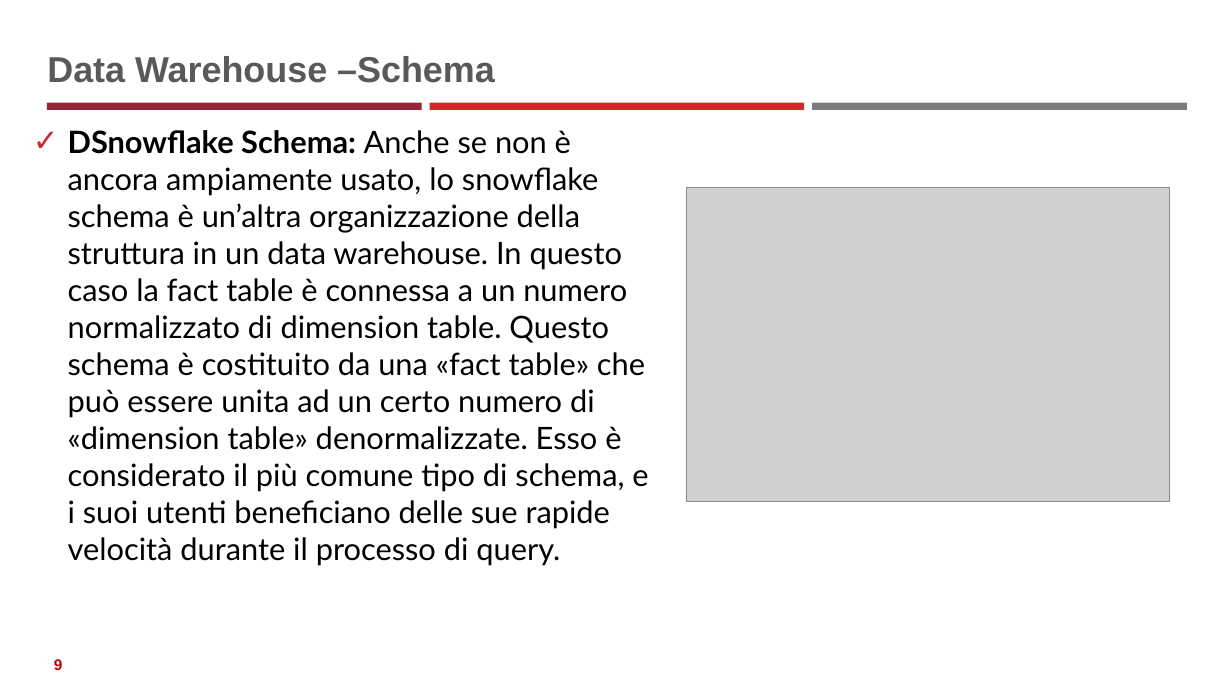
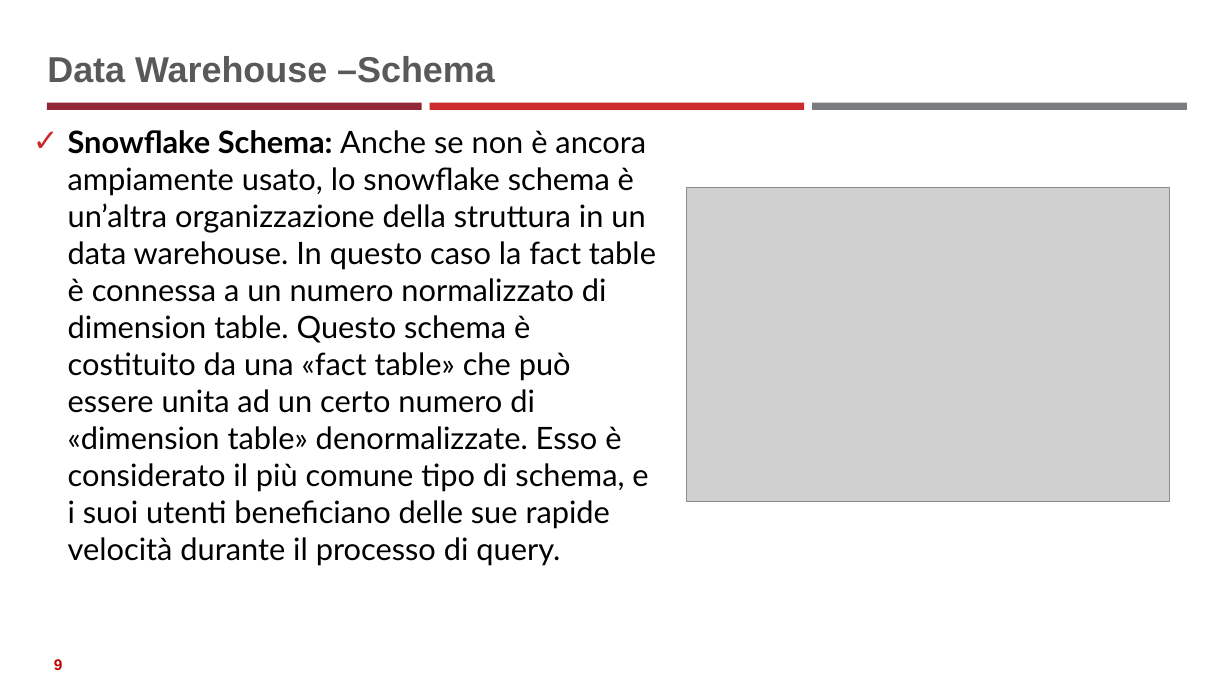
Before and after one commit to neural1977/data_science_interview_material, a slide deck: slide 9 of Data_Science_ita.pptx. Drawn at 1232x693 pixels with LibreOffice and Linux fonts; fonts in the diff are those of the drawing; grey boxes stand for pictures. Boxes give left, top, right and bottom in pixels: in the first picture for what was removed or moved away, otherwise in the second. Text is boxed around its words. In the diff, an @@ line names an element or a change of style, - is before the commit and + after.

```diff
--- a/Data_Science_ita.pptx
+++ b/Data_Science_ita.pptx
@@ text at bbox=[68, 130, 656, 566]: text changed @@
-✓ DSnowflake Schema: Anche se non è ancora ampiamente usato, lo snowflake schema è un’altra organizzazione della struttura in un data warehouse. In questo caso la fact table è connessa a un numero normalizzato di dimension table. Questo schema è costituito da una «fact table» che può essere unita ad un certo numero di «dimension table» denormalizzate. Esso è considerato il più comune tipo di schema, e i suoi utenti beneficiano delle sue rapide velocità durante il processo di query.
+✓ Snowflake Schema: Anche se non è ancora ampiamente usato, lo snowflake schema è un’altra organizzazione della struttura in un data warehouse. In questo caso la fact table è connessa a un numero normalizzato di dimension table. Questo schema è costituito da una «fact table» che può essere unita ad un certo numero di «dimension table» denormalizzate. Esso è considerato il più comune tipo di schema, e i suoi utenti beneficiano delle sue rapide velocità durante il processo di query.
```
Also in this commit, not shown: 3 other slides changed, 16 slides added, 1 slide removed, 3 other files.
